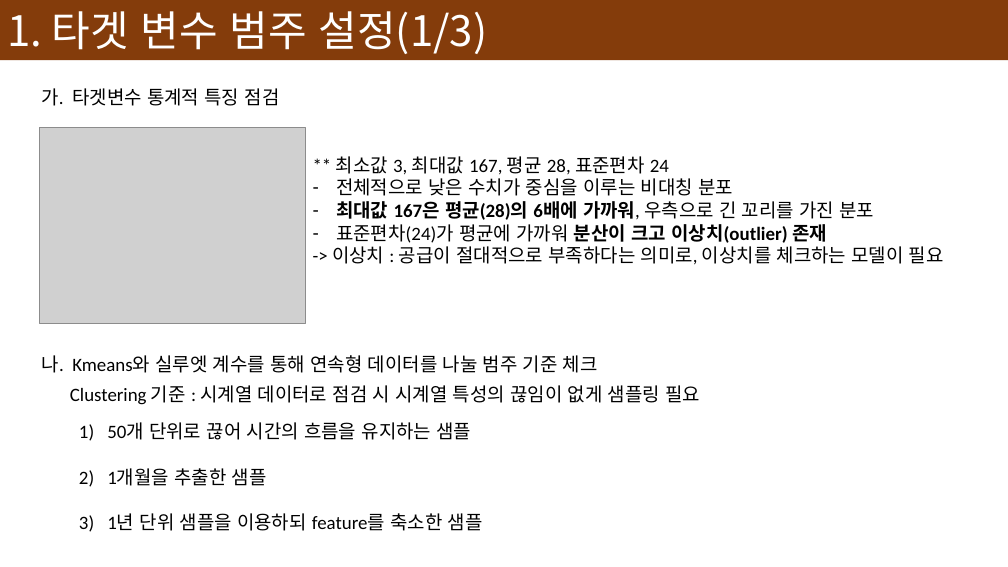
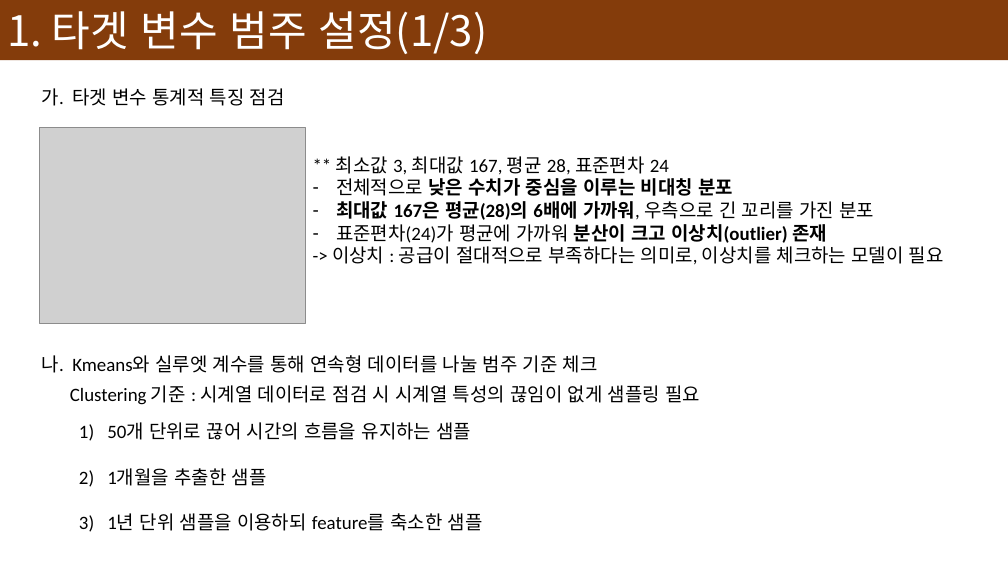
Before and after one commit to devna0111/FlowCast, a slide deck: slide 33 of presentation/Model 설명서.pptx. Drawn at 1008x567 pixels with LibreOffice and Linux fonts; fonts in the diff are those of the drawing; grey boxes stand for pictures. Boxes give left, top, right and bottom in pixels: in the first picture for what was removed or moved away, otherwise in the second. Text is boxed around its words. In the diff, an @@ line names an element or a change of style, - is before the commit and + after.

```diff
--- a/presentation/Model 설명서.pptx
+++ b/presentation/Model 설명서.pptx
@@ text at [42,88,285,106]: spaces changed @@
-가. 타겟변수 통계적 특징 점검
+가. 타겟 변수 통계적 특징 점검
@@ text at [336,178,733,196]: bold on in "낮은 수치가 중심을 이루는 비대칭 분포" @@
```
Also in this commit, not shown: 6 other slides changed, 12 slides added, 1 slide removed, 1 other file.
